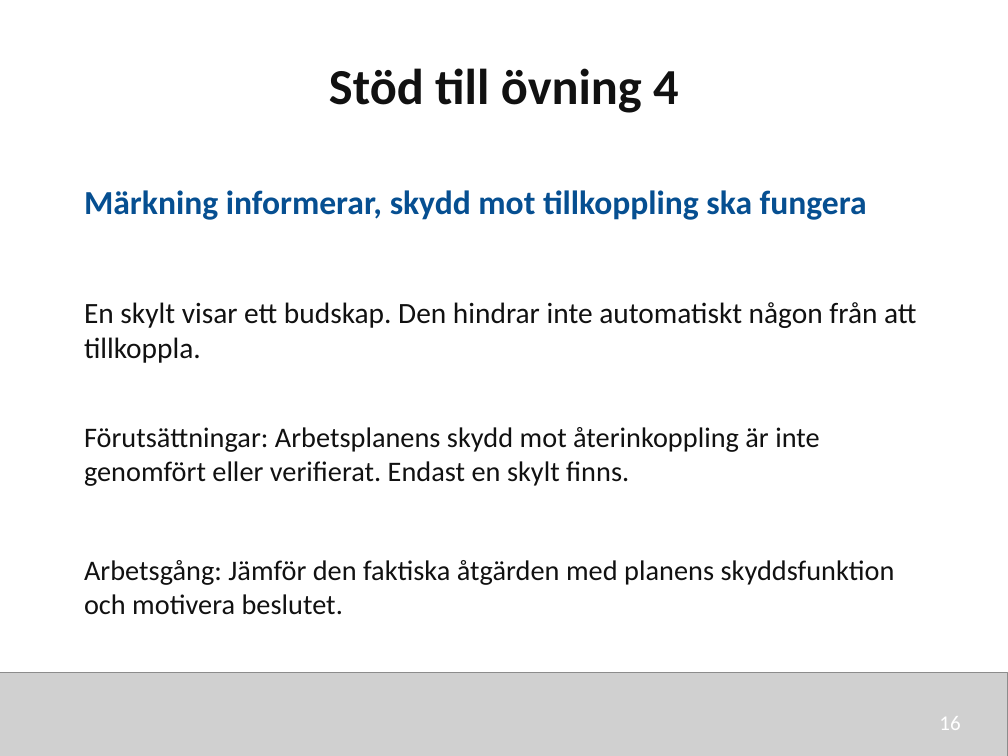
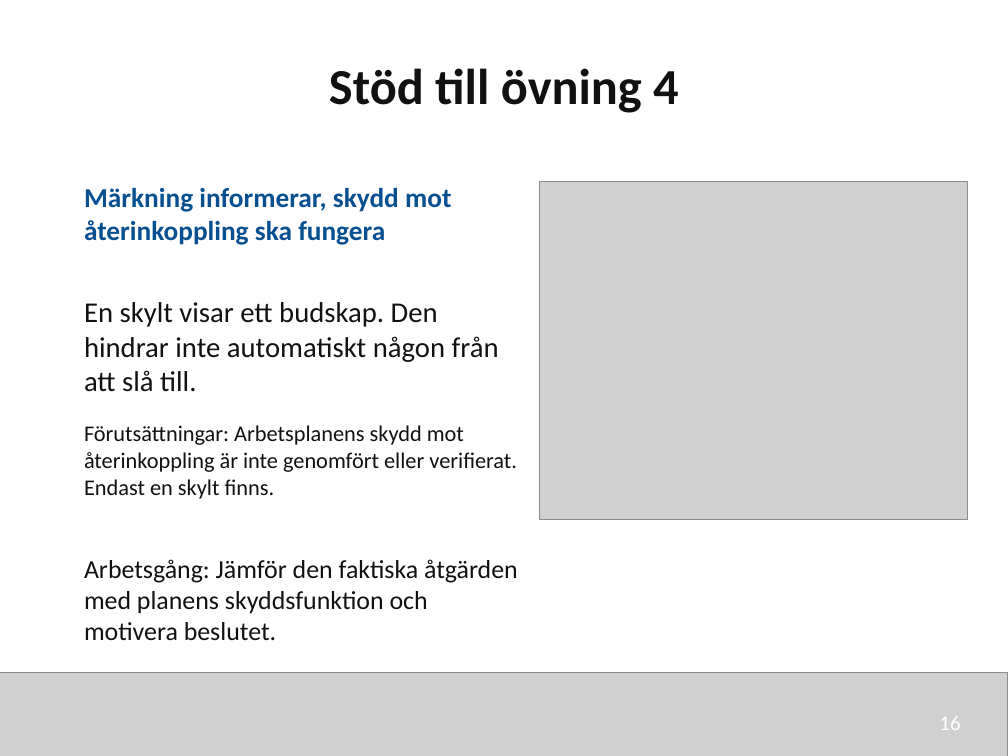
Before and after one commit to nj22az/nj22az.github.io, a slide deck: slide 16 of sjoskolan/vecka-42/aktuell/v42_03_Riskbedomning_och_skydd_elev.pptx. Drawn at 1008x756 pixels with LibreOffice and Linux fonts; fonts in the diff are those of the drawing; grey boxes stand for pictures. Boxes give left, top, right and bottom in pixels: in the first picture for what was removed or moved away, otherwise in the second. Text is boxed around its words. In the diff, an @@ line names an element or a change of style, - is before the commit and + after.

```diff
--- a/sjoskolan/vecka-42/aktuell/v42_03_Riskbedomning_och_skydd_elev.pptx
+++ b/sjoskolan/vecka-42/aktuell/v42_03_Riskbedomning_och_skydd_elev.pptx
@@ text at (84, 188, 451, 245): text changed; size 24 to 19.5 pt @@
-Märkning informerar, skydd mot tillkoppling ska fungera
+Märkning informerar, skydd mot återinkoppling ska fungera
@@ picture added at (539, 181, 968, 520) @@
@@ text at (84, 302, 499, 392): text changed; size 21 to 20.5 pt @@
-En skylt visar ett budskap. Den hindrar inte automatiskt någon från att tillkoppla.
+En skylt visar ett budskap. Den hindrar inte automatiskt någon från att slå till.
@@ text "Förutsättningar: Arbetsplanens skydd mot återinkoppling ..." at (84, 425, 517, 499): size 20.2 to 16 pt @@
@@ text "Arbetsgång: Jämför den faktiska åtgärden ..." at (84, 559, 518, 640): size 20.2 to 18.5 pt @@
```
Also in this commit, not shown: 16 other slides changed, 13 other files.
